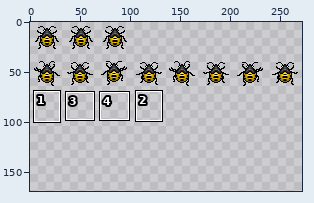
Two versions of one sprite sheet, GAME1017_Template_W01/Img/Player.png. Above: a wide view before the commit, with the close-up outlined.
Close-up. Before the edit:
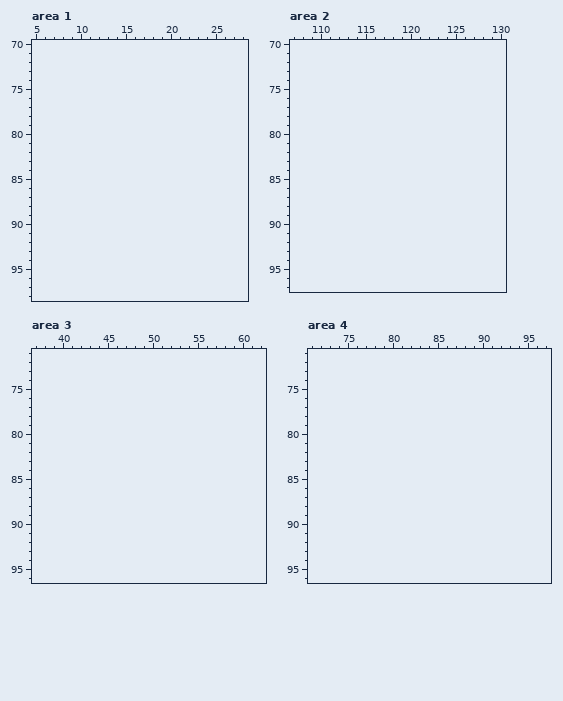
The file is 272x68 pixels. Shown: area 1: x 5..28, y 70..98; area 2: x 107..130, y 70..97; area 3: x 37..62, y 71..96; area 4: x 71..97, y 71..96. The old version is drawn lined up with the new one, on the new canvas. The wide view leaves out empty margins. The commit also changed other parts of the picture, which this record leaves out.
Now the later version:
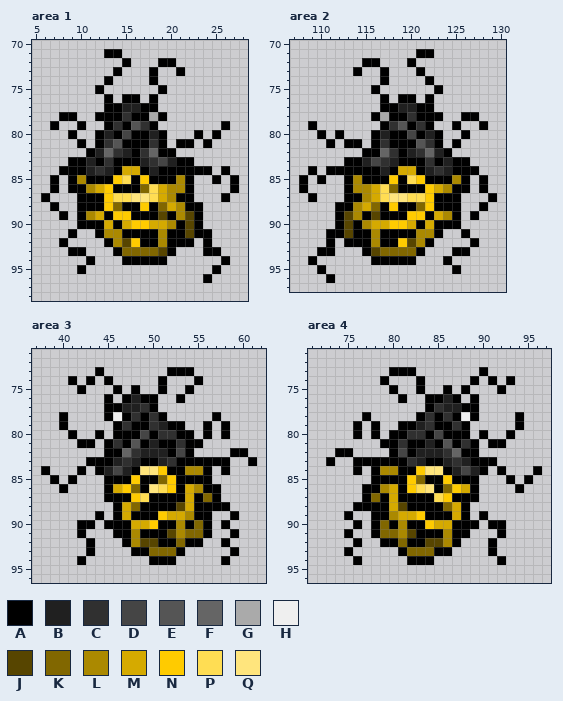
Palette (. is transparent): A #000000  B #202020  C #303030  D #454545  E #555555  F #656565  G #aaaaaa  H #efefef  J #574500  K #816700  L #ab8900  M #d5aa00  N #ffcb00  P #ffdd53  Q #ffe57d
From old to new:
canvas 272x68 -> 272x170, the old top-left corner now at 0,-1 (the part of the old canvas that was cut away was empty and is not shown)
--- area 1
@@ x 5..28 @@
 70 ........................
-71 ........................
-72 ........................
-73 ........................
-74 ........................
-75 ........................
-76 ........................
-77 ........................
-78 ........................
-79 ........................
-80 ........................
-81 ........................
-82 ........................
-83 ........................
-84 ........................
-85 ........................
-86 ........................
-87 ........................
-88 ........................
-89 ........................
-90 ........................
-91 ........................
-92 ........................
-93 ........................
-94 ........................
-95 ........................
-96 ........................
+71 ........AA..............
+72 ..........A...AA........
+73 .........A...A..A.......
+74 ........A....A..........
+75 .......A......A.........
+76 ........A.AA.A..........
+77 ........AABBAA..........
+78 ...AA..AAACAAGA.........
+79 ..A..A..ACAECA.......A..
+80 ....A..ABADAABA...A.A...
+81 .....A.ACEAAACA.AA.A....
+82 ......ABFCBACFAA........
+83 ....AABACAAABCDBAA......
+84 ...AAABCBAMMABAAAAAA.A..
+85 ..A.ALAAANPANAAALA..A.A.
+86 ..A.AALMNAAAKPMLLA....A.
+87 .A...AAANPPQQPMLAA...A..
+88 ..A..AAANKAANAKMLAA.....
+89 ...A.ALMANNAAAJALJA.....
+90 .....AAAMAMNNMMLAJA.....
+91 ....A..ALLAAAALAAJAA....
+92 ...A....ALJNAALAAA.A....
+93 ....AA...AKKKKJA...AA...
+94 ......A...AAAAA......A..
+95 .....A..............A...
+96 ...................A....
 97 ........................
--- area 2
@@ x 107..130 @@
 70 ........................
-71 ........................
-72 ........................
-73 ........................
-74 ........................
-75 ........................
-76 ........................
-77 ........................
-78 ........................
-79 ........................
-80 ........................
-81 ........................
-82 ........................
-83 ........................
-84 ........................
-85 ........................
-86 ........................
-87 ........................
-88 ........................
-89 ........................
-90 ........................
-91 ........................
-92 ........................
-93 ........................
-94 ........................
-95 ........................
-96 ........................
+71 ..............AA........
+72 ........AA...A..........
+73 .......A..A...A.........
+74 ..........A....A........
+75 .........A......A.......
+76 ..........A.AA.A........
+77 ..........AABBAA........
+78 .........AGAACAAA..AA...
+79 ..A.......ACEACA..A..A..
+80 ...A.A...ABAADABA..A....
+81 ....A.AA.ACAAAECA.A.....
+82 ........AAFCABCFBA......
+83 ......AABDCBAAACABAA....
+84 ..A.AAAAAABAMMABCBAAA...
+85 .A.A..ALAAANAPNAAALA.A..
+86 .A....ALLMPKAAANMLAA.A..
+87 ..A...AALMPQQPPNAAA...A.
+88 .....AALMKANAAKNAAA..A..
+89 .....AJLAJAAANNAMLA.A...
+90 .....AJALMMNNMAMAAA.....
+91 ....AAJAALAAAALLA..A....
+92 ....A.AAALAANJLA....A...
+93 ...AA...AJKKKKA...AA....
+94 ..A......AAAAA...A......
+95 ...A..............A.....
+96 ....A...................
 97 ........................
--- area 3
@@ x 37..62 @@
 72 ..........................
-73 ..........................
-74 ..........................
-75 ..........................
-76 ..........................
-77 ..........................
-78 ..........................
-79 ..........................
-80 ..........................
-81 ..........................
-82 ..........................
-83 ..........................
-84 ..........................
-85 ..........................
-86 ..........................
-87 ..........................
-88 ..........................
-89 ..........................
-90 ..........................
-91 ..........................
-92 ..........................
-93 ..........................
-94 ..........................
+73 .......A.......AAA........
+74 ....A.A.A.....A...A.......
+75 .....A...A.A..A..A........
+76 ........A.ABAA..A.........
+77 ........AABBCA............
+78 ...A....AHACACA.....A.....
+79 ...A.....ACAACBAA..A.A....
+80 ....A..A.AAADACCAA.A.A....
+81 .....AA.ACAEABAACAA.......
+82 ........AAFCBBBADA....AA..
+83 ......AAABCBAABCAAAAAA..A.
+84 .A...A.ABDBAQQNAALLA.A....
+85 ..A.A...AAANAAKNAAAA......
+86 ...A....AMNKAQPNAMLAA.....
+87 ........AAANPAAAAMAKA.....
+88 .........AMKAAAAJMAAAA....
+89 .......A.AMAAANMMLAA..A...
+90 .....AA.AAAMMNAALAKA.A....
+91 .....A...AALAAAJLKKA..A...
+92 ......A...ALJJAAKAA..A....
+93 ......A....AAKKKA.....A...
+94 .....A.......AAA.....A....
 95 ..........................
--- area 4
@@ x 71..97 @@
 72 ...........................
-73 ...........................
-74 ...........................
-75 ...........................
-76 ...........................
-77 ...........................
-78 ...........................
-79 ...........................
-80 ...........................
-81 ...........................
-82 ...........................
-83 ...........................
-84 ...........................
-85 ...........................
-86 ...........................
-87 ...........................
-88 ...........................
-89 ...........................
-90 ...........................
-91 ...........................
-92 ...........................
-93 ...........................
-94 ...........................
+73 .........AAA.......A.......
+74 ........A...A.....A.A.A....
+75 .........A..A..A.A...A.....
+76 ..........A..AABA.A........
+77 .............ACBBAA........
+78 ......A.....ACACAHA....A...
+79 .....A.A..AABCAACA.....A...
+80 .....A.A.AACCADAAA.A..A....
+81 ........AACAABAEACA.AA.....
+82 ...AA....ADABBBCFAA........
+83 ..A..AAAAAACBAABCBAAA......
+84 .....A.ALLAANQQABDBA.A...A.
+85 .......AAAANKAANAAA...A.A..
+86 ......AALMANPQAKNMA....A...
+87 ......AKAMAAAAPNAAA........
+88 .....AAAAMJAAAAKMA.........
+89 ....A..AALMMNAAAMA.A.......
+90 .....A.AKALAANMMAAA.AA.....
+91 ....A..AKKLJAAALAA...A.....
+92 .....A..AAKAAJJLA...A......
+93 ....A.....AKKKAA....A......
+94 .....A.....AAA.......A.....
 95 ...........................
